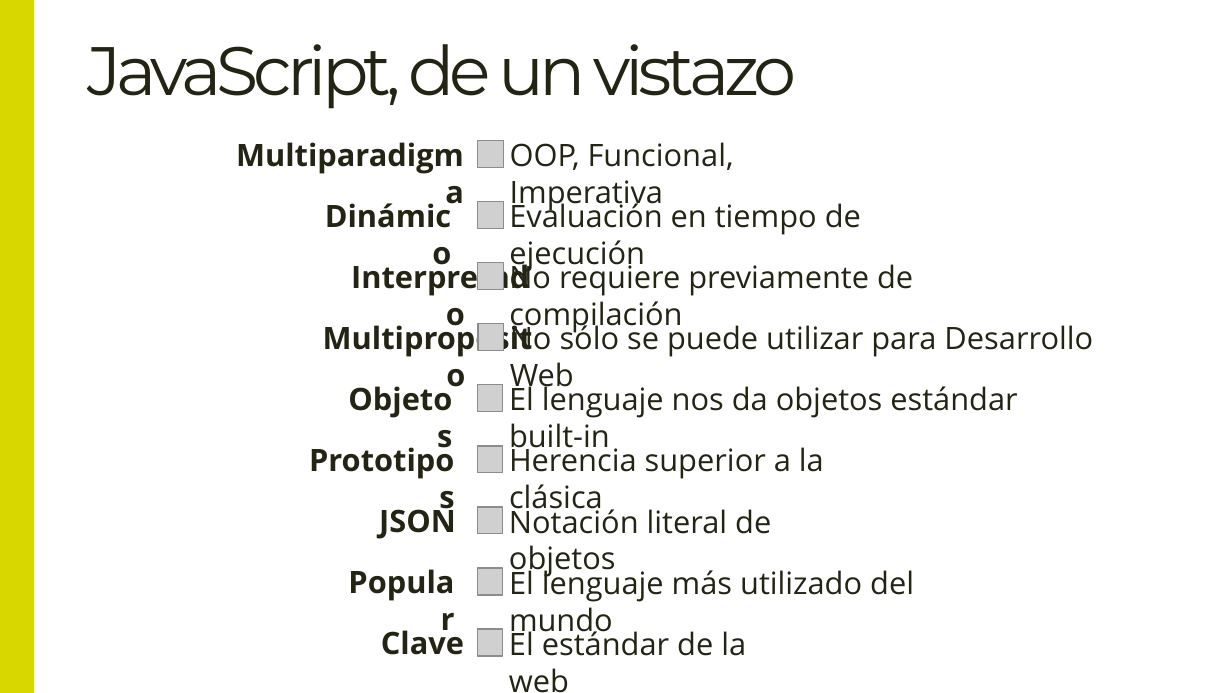
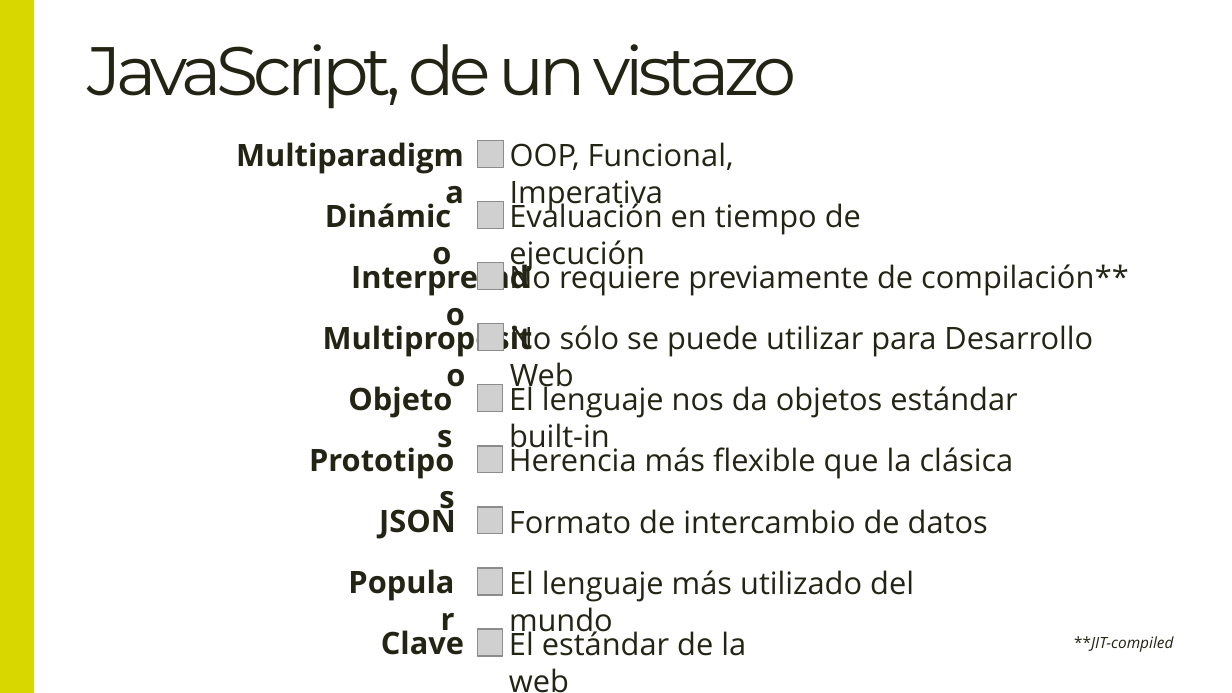
Before and after one commit to Lemoncode/master-frontend-lemoncode, a slide deck: slide 5 of 02-languages/01-teoria/01 Introducción a Javascript.pptx. Drawn at 1232x693 pixels with LibreOffice and Linux fonts; fonts in the diff are those of the drawing; grey boxes stand for pictures. Boxes give left, top, right and bottom in pixels: in the first picture for what was removed or moved away, otherwise in the second. Text is boxed around its words. In the diff, an @@ line names an element or a change of style, - is before the commit and + after.

```diff
--- a/02-languages/01-teoria/01 Introducción a Javascript.pptx
+++ b/02-languages/01-teoria/01 Introducción a Javascript.pptx
@@ text at (509,260,1129,296): text changed @@
-No requiere previamente de compilación
+No requiere previamente de compilación**
@@ text at (509,443,1014,479): text changed @@
-Herencia superior a la clásica
+Herencia más flexible que la clásica
@@ text at (509,509,988,534): text changed @@
-Notación literal de objetos
+Formato de intercambio de datos
@@ text added at (1074,636,1173,652), 9 pt, text #242415, italic @@
+**JIT-compiled
```
Also in this commit, not shown: 2 other slides changed.
